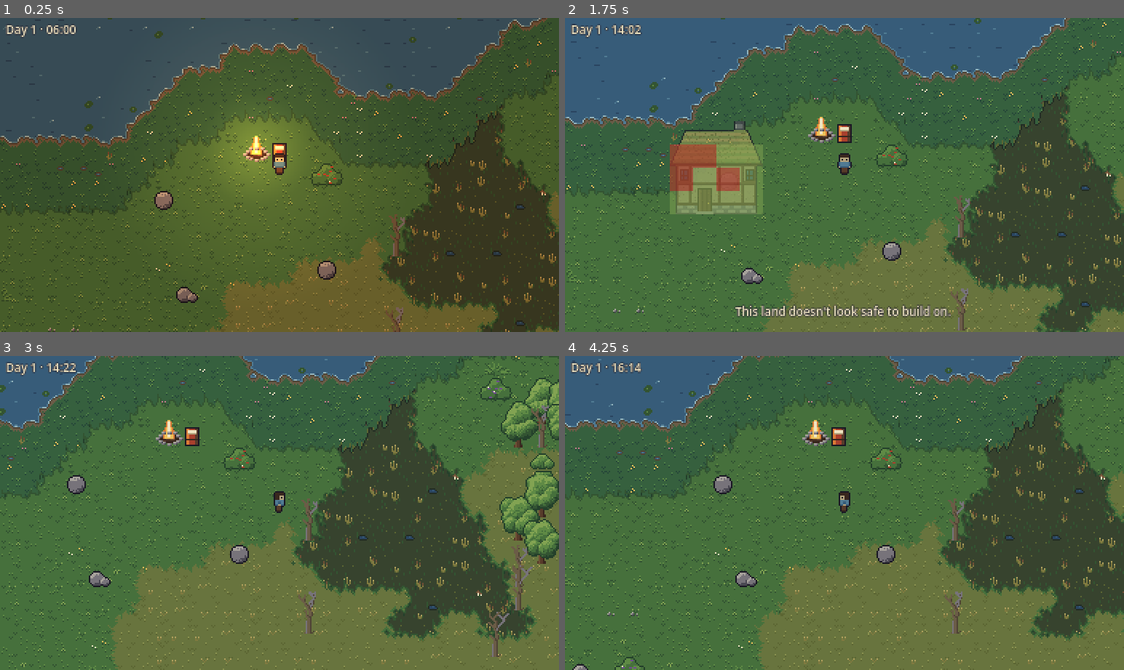
Above: before the commit, frames 1-4 (two rows, left to right).
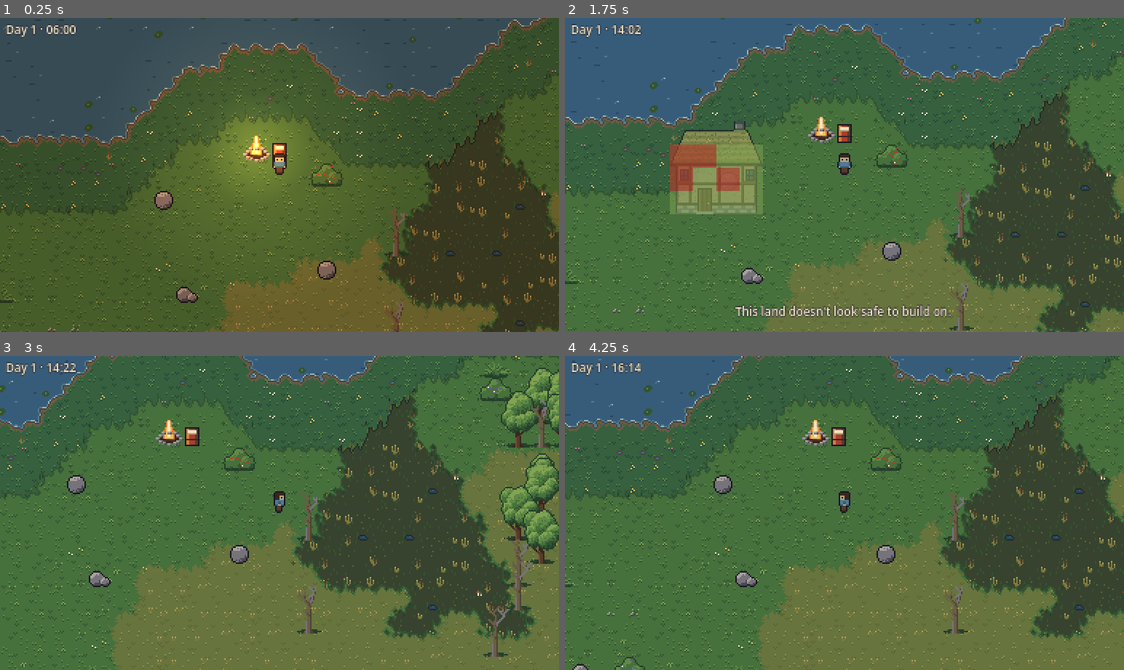
Above: after the commit, the same moments.

Repository: gentoomaniac/sandbox-game
Game: Godot game, scene res://game/scenes/main.tscn
The game is run twice, just before and just after one commit, with the same random seed, the same clock (stepped at 60 frames per second) and the same inputs.
Inputs (mouse positions are in pixels of both pictures, inside the frame that each line leads up to):
- Up to frame 1 (0.25 s): no input
- Up to frame 2 (1.75 s): tap Enter at 0.5 s; move the mouse to (967, 159) at 0.52 s; hold Right (ui_right) 0.53-1.28 s; hold E (interact) 0.53-1.28 s; click (967, 159) at 0.67 s; move the mouse to (732, 190) at 1.27 s; hold Down (ui_down) from 1.28 s (still down); tap B (toggle_build) at 1.35 s
- Up to frame 3 (3 s): move the mouse to (335, 443) at 2.02 s; release Down (ui_down) at 2.03 s; hold Right (ui_right) 2.03-2.78 s; hold E (interact) 2.03-2.78 s; move the mouse to (251, 575) at 2.77 s; hold F2 (toggle_fast_forward) from 2.78 s (still down); tap B (toggle_build) at 2.85 s; click (251, 575) at 2.92 s
- Up to frame 4 (4.25 s): tap Space at 3.5 s; move the mouse to (1012, 560) at 3.52 s; release F2 (toggle_fast_forward) at 3.53 s; hold Left (ui_left) from 3.53 s (still down); hold E (interact) from 3.53 s (still down)

The runs differ from the first frame. In frame 1, 0.2% of the frame differs, in the area x 0-73%, y 52-100%; in frame 2, 0.3%; in frame 3, 4.1%, in the area x 39-100%, y 3-96%; in frame 4, 0.3%.

Commit message:
Trees: join trunk and crown, no clipping, ground shadows, muted pine bark
Object cells are 32x48 so tall crowns keep clear of the cell edge; shorter
sprites sit on the bottom of their cell. Trunks taper into the crown with a
shadow band, limbs and a root flare; trees and bushes get a ground shadow.

Co-Authored-By: Claude Sonnet 5.5 <noreply@anthropic.com>

Diff:
--- a/game/scenes/object_tileset.gd
+++ b/game/scenes/object_tileset.gd
@@ -2,12 +2,13 @@
 extends RefCounted
 ## The object atlas made by tools/art/generate.py as a TileSet: one row per object type,
 ## one column per variant (see WorldObjectTypes). Cells are bigger than a tile: an object
-## stands on the bottom centre tile of its cell and a tall one reaches over the tiles north
-## of it.
+## stands on the bottom centre tile of its cell and a tall one (a tree) reaches over the
+## tiles north of it. Shorter sprites are drawn on the bottom of their cell.
 
 const ATLAS_PATH := "res://assets/objects.png"
 const SOURCE_ID := 0
-const CELL_SIZE := 32
+const CELL_WIDTH := 32
+const CELL_HEIGHT := 48
 
 var tile_set := TileSet.new()
 
@@ -16,11 +17,11 @@
 	tile_set.tile_size = Vector2i(TerrainTileset.TILE_SIZE, TerrainTileset.TILE_SIZE)
 	var source := TileSetAtlasSource.new()
 	source.texture = load(ATLAS_PATH)
-	source.texture_region_size = Vector2i(CELL_SIZE, CELL_SIZE)
+	source.texture_region_size = Vector2i(CELL_WIDTH, CELL_HEIGHT)
 	tile_set.add_source(source, SOURCE_ID)
 	# Tiles are drawn centred on their cell; raise them so the cell's bottom edge meets the
 	# tile's bottom edge.
-	var raise := (CELL_SIZE - TerrainTileset.TILE_SIZE) / 2
+	var raise := (CELL_HEIGHT - TerrainTileset.TILE_SIZE) / 2
 	for object_type: Dictionary in WorldObjectTypes.TYPES.values():
 		for variant: int in object_type["variants"]:
 			var atlas_cell := Vector2i(variant, object_type["atlas_row"])
Binary file changed: assets/objects.png
